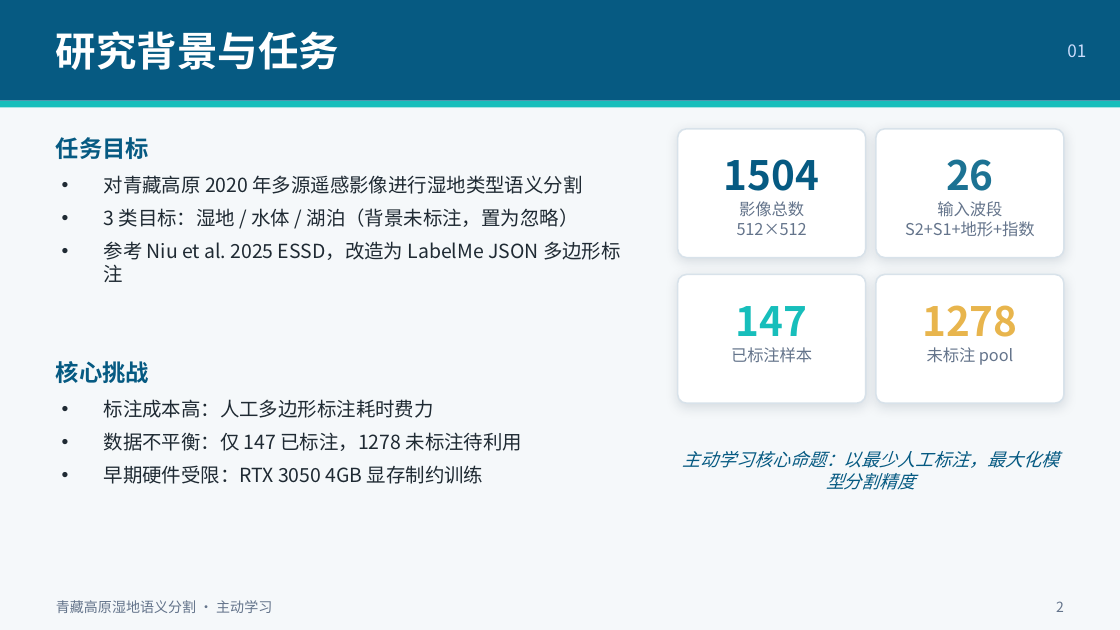
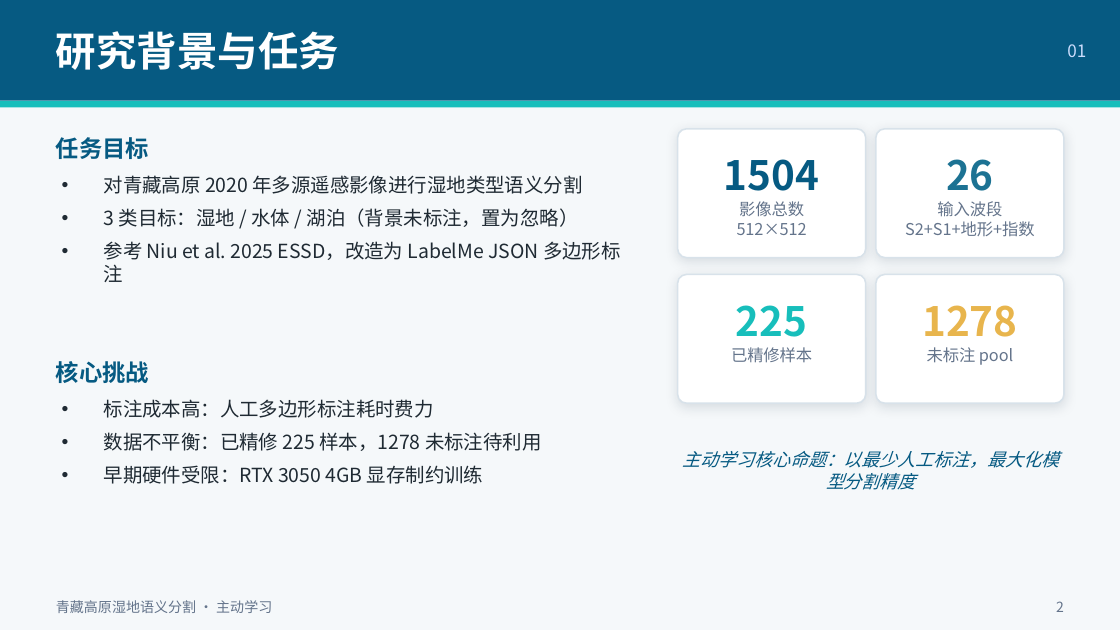
Before and after one commit to bboyWang/tp0630, a slide deck: slide 2 of 湿地语义分割研究进展_v4-v9_20260731.pptx. Drawn at 1120x630 pixels with LibreOffice and Linux fonts; fonts in the diff are those of the drawing. Boxes give left, top, right and bottom in pixels: in the first picture for what was removed or moved away, otherwise in the second. Text is boxed around its words. In the diff, an @@ line names an element or a change of style, - is before the commit and + after.

```diff
--- a/湿地语义分割研究进展_v4-v9_20260731.pptx
+++ b/湿地语义分割研究进展_v4-v9_20260731.pptx
@@ text at (x1=736, y1=305, x2=808, y2=337): text changed @@
-147
+225
@@ text at (x1=731, y1=347, x2=812, y2=363): text changed @@
-已标注样本
+已精修样本
@@ text at (x1=104, y1=432, x2=542, y2=451): text changed @@
-• 数据不平衡：仅 147 已标注，1278 未标注待利用
+• 数据不平衡：已精修 225 样本，1278 未标注待利用
```
Also in this commit, not shown: 1 other slide changed, 3 other files.
